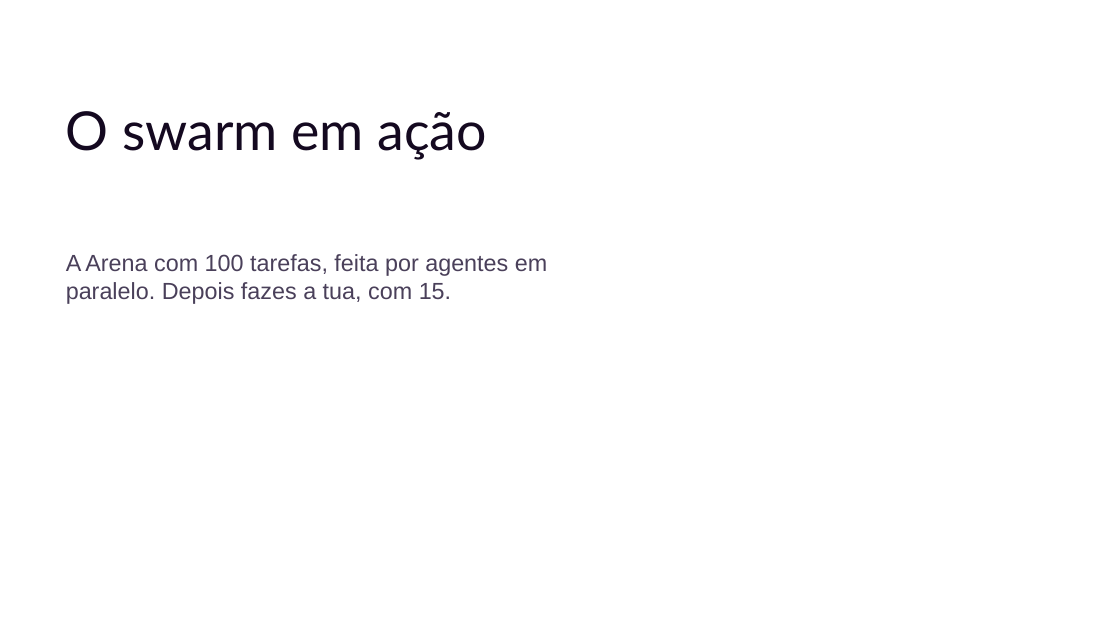
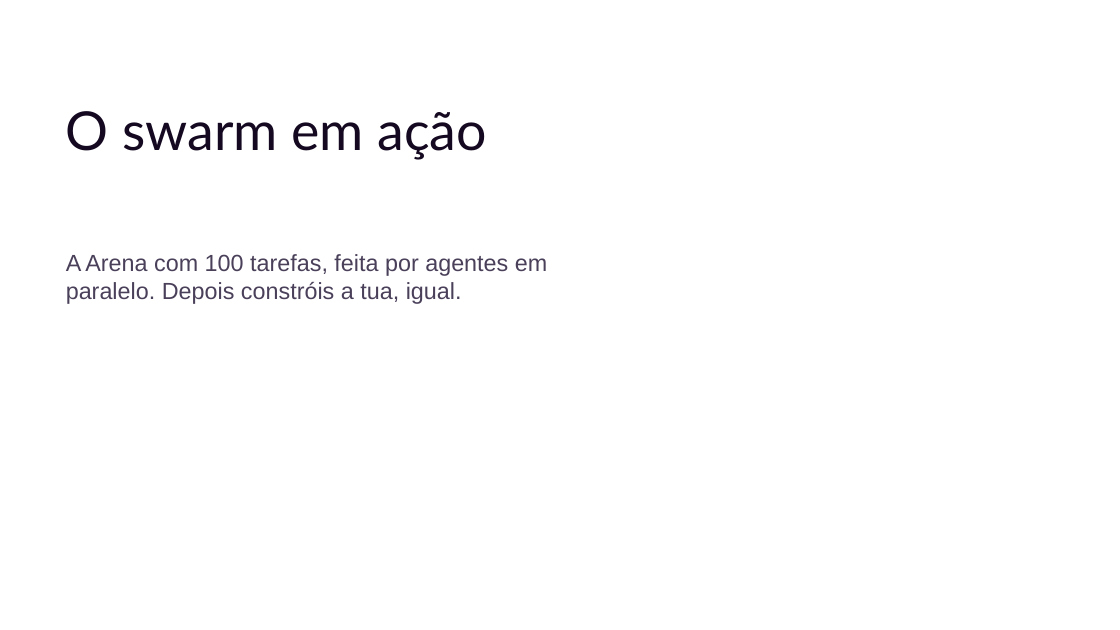
Before and after one commit to cx-guilherme-pinto/workshop-claude, a slide deck: slide 17 of slides/workshop.pptx. Drawn at 1120x630 pixels with LibreOffice and Linux fonts; fonts in the diff are those of the drawing; background and template pictures are left out. Boxes give left, top, right and bottom in pixels: in the first picture for what was removed or moved away, otherwise in the second. Text is boxed around its words. In the diff, an @@ line names an element or a change of style, - is before the commit and + after.

```diff
--- a/slides/workshop.pptx
+++ b/slides/workshop.pptx
@@ text at [66, 254, 547, 304]: text changed @@
-A Arena com 100 tarefas, feita por agentes em paralelo. Depois fazes a tua, com 15.
+A Arena com 100 tarefas, feita por agentes em paralelo. Depois constróis a tua, igual.
```
Also in this commit, not shown: 12 other slides changed, 52 other files.
